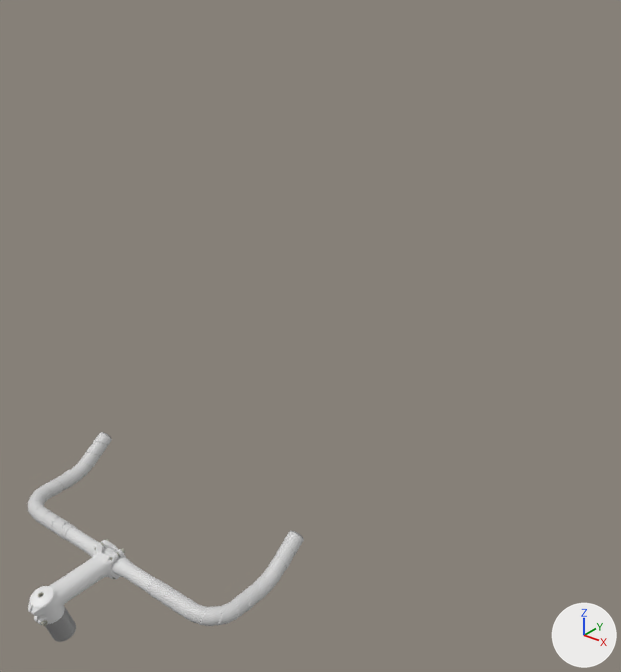
Before and after pictures for a commit that changed the FBX model Assets/3D-Assets/Bicycle/handlebar.fbx.
Camera for both pictures: a 50 mm camera at (0.84, -0.554, 0.84) aimed at (0.032, 0.455, 0.214). The lights are fixed; the arrows at lower right show +X, +Y and +Z. Where no turn or scale is listed for an object, it has been applied to the vertices.

Objects in the first picture: 'Helix.003', 'bullhorn', 'spacers', 'stem', 'stem-bolt-1', 'stem-bolt-6', 'stem-cap'.
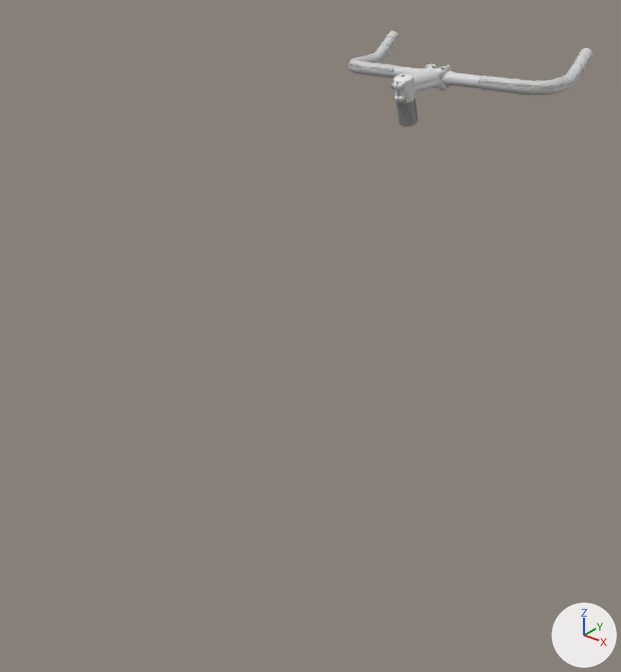
Edits to the bpy script that builds the scene:
```text
Add me_circle_003:
    me_circle_003.from_pydata(...)  # 12613 vertices, 10842 faces; spans x -0.223..0.223, y -0.082..0.075, z -0.13..0.167
    # faces by material slot: [608, 240, 849, 3316, 1681, 4148]
    me_circle_003.materials.append(mat_bullhorn)  # light grey #dadada
    me_circle_003.materials.append(mat_end_plugs)  # grey #959595
    me_circle_003.materials.append(mat_stem_bolts)  # grey #a7a69a
    me_circle_003.materials.append(mat_stem)  # light grey #dfdfdf
    me_circle_003.materials.append(mat_spacers)  # grey #959595
    me_circle_003.materials.append(mat_bartape)  # light grey #d1d1d1
Change ob_stem_bolt_7:
    ob_stem_bolt_7.parent: ob_empty -> ob_handlebar_mesh
Change ob_stem_bolt_1:
    ob_stem_bolt_1.parent: ob_empty -> ob_handlebar_mesh
Change ob_stem_bolt_6:
    ob_stem_bolt_6.parent: ob_empty -> ob_handlebar_mesh
Change ob_bullhorn:
    ob_bullhorn.location: (-0.001, 0.033, 0.005) -> (0.0, 0.869, 0.578)
Change ob_helix_003:
    ob_helix_003.location: (-0.001, 0.033, 0.005) -> (0.0, 0.869, 0.578)
Change ob_stem_bolt_2:
    ob_stem_bolt_2.parent: ob_empty -> ob_handlebar_mesh
Change ob_stem:
    ob_stem.location: (-0.001, 0.061, 0.005) -> (0.0, 0.898, 0.578)
Change ob_stem_cap:
    ob_stem_cap.location: (-0.001, -0.083, 0.018) -> (0.0, 0.754, 0.59)
Change ob_spacers:
    ob_spacers.location: (-0.001, -0.059, -0.061) -> (0.0, 0.778, 0.511)
Add ob_handlebar_mesh:
    ob_handlebar_mesh = bpy.data.objects.new('Handlebar_Mesh', me_circle_003)
    ob_handlebar_mesh.location = (0.0, 0.869, 0.578)
    ob_handlebar_mesh.rotation_euler = (-0.961, 0.0, 0.0)  # degrees (-55, 0, 0)
Add ob_stem_bolt_5:
    ob_stem_bolt_5 = bpy.data.objects.new('stem-bolt-5', me_cylinder_006)
    ob_stem_bolt_5.parent = ob_handlebar_mesh
    ob_stem_bolt_5.location = (-0.00639, -0.0745, -0.107)
    ob_stem_bolt_5.rotation_euler = (-1.571, 1.257, -1.571)  # degrees (-90, 72, -90)
```

Pixel boxes [x1, y1, x2, y2] of what changed, in the pictures (621 x 672 px):
'Helix.003', moved
    before: [28, 433, 304, 626]
    after: [348, 31, 593, 93]
'stem', moved
    before: [28, 540, 126, 625]
    after: [393, 63, 450, 101]
'Handlebar_Mesh', added
    after: [348, 31, 593, 127]
'bullhorn', moved
    before: [66, 527, 156, 593]
    after: [393, 66, 481, 88]
'spacers', moved
    before: [45, 606, 76, 642]
    after: [396, 98, 418, 124]
'stem-cap', moved
    before: [30, 586, 54, 608]
    after: [394, 74, 413, 82]
'stem-bolt-6', moved
    before: [40, 620, 48, 626]
    after: [394, 97, 406, 102]
'stem-bolt-1', moved (not visible afterwards)
    before: [110, 548, 125, 560]
'stem-bolt-7', moved (not visible afterwards)
    before: [38, 593, 44, 597]
'stem-bolt-5', added
    after: [391, 84, 404, 89]
'stem-bolt-2', moved (not visible afterwards)
    before: [95, 539, 110, 550]
